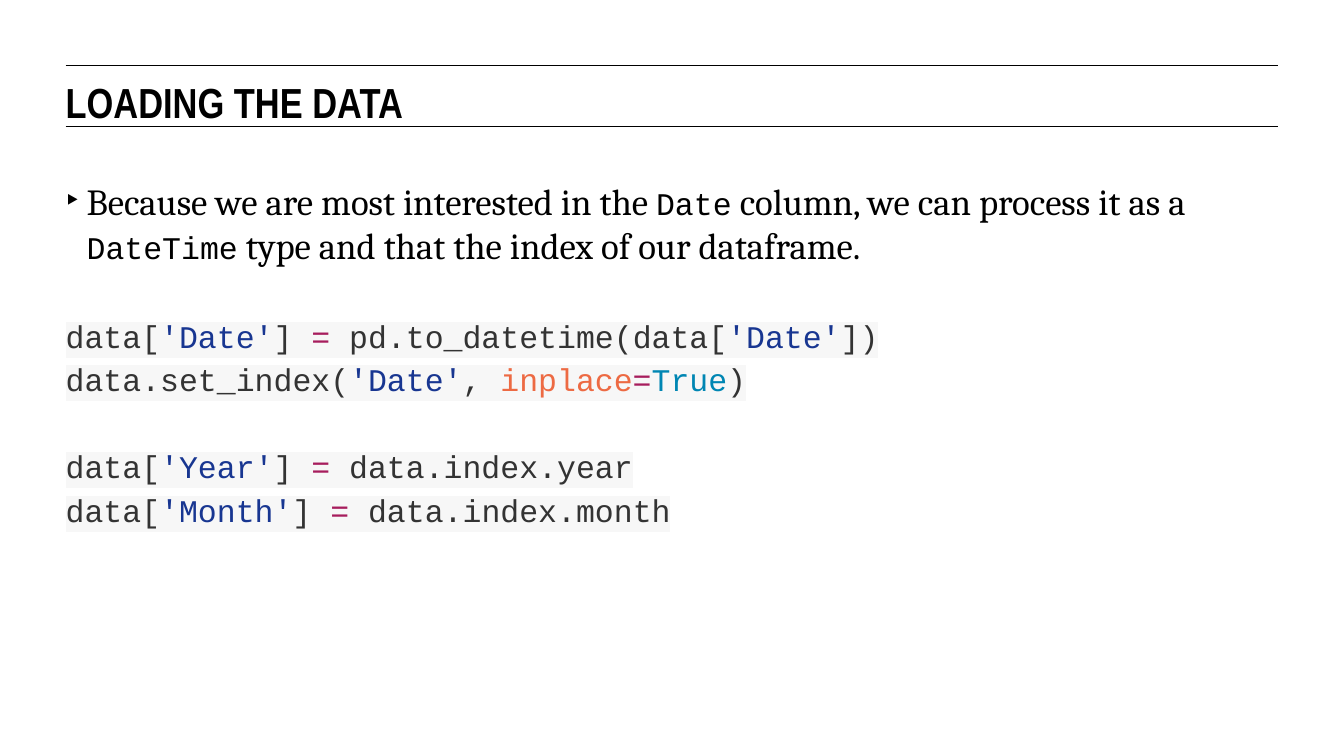
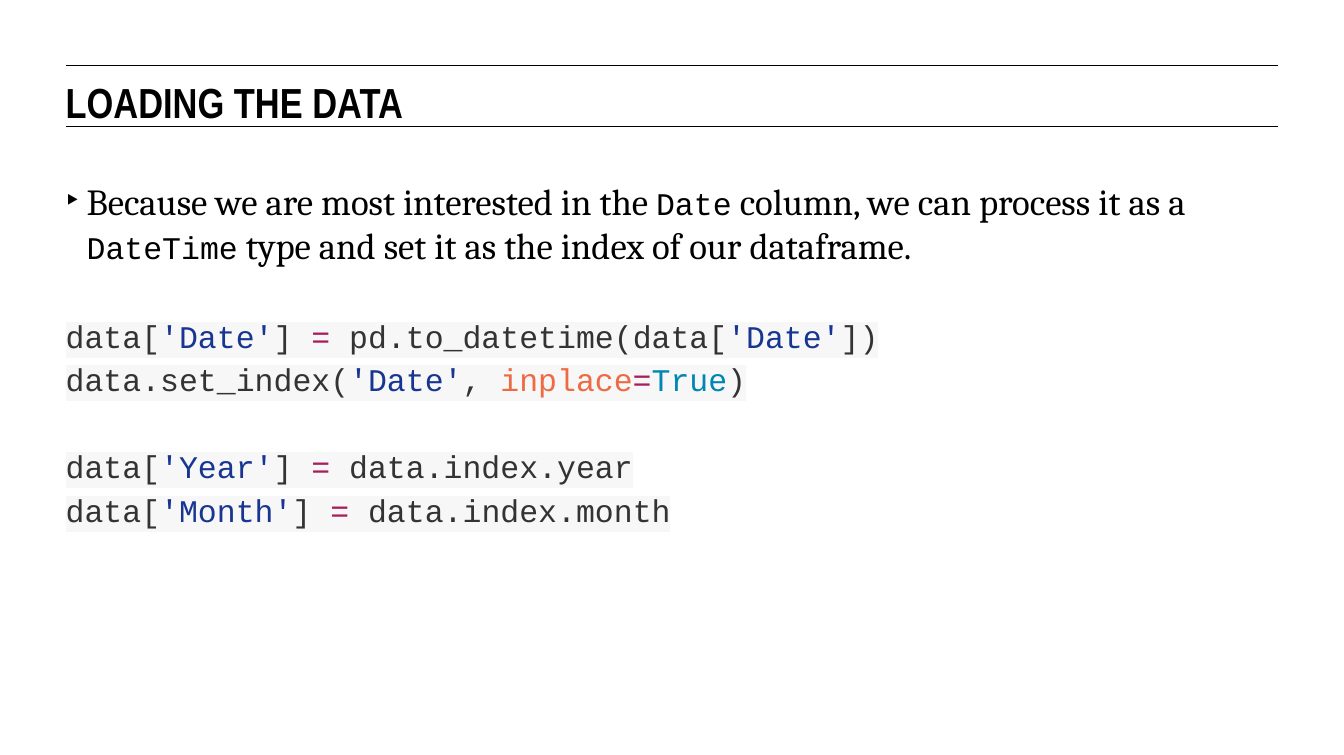
Before and after one commit to eflautt/ga-data-science, a slide deck: slide 39 of lessons/lesson-15/15-time-series-analysis.pptx (slide 38 before the commit). Drawn at 1344x755 pixels with LibreOffice and Linux fonts; fonts in the diff are those of the drawing. Boxes give left, top, right and bottom in pixels: in the first picture for what was removed or moved away, otherwise in the second. Text is boxed around its words. In the diff, an @@ line names an element or a change of style, - is before the commit and + after.

```diff
--- a/lessons/lesson-15/15-time-series-analysis.pptx
+++ b/lessons/lesson-15/15-time-series-analysis.pptx
@@ text at (x1=87, y1=189, x2=1185, y2=267): text changed @@
-‣ Because we are most interested in the Date column, we can process it as a DateTime type and that the index of our dataframe.
+‣ Because we are most interested in the Date column, we can process it as a DateTime type and set it as the index of our dataframe.
```
Also in this commit, not shown: 24 other slides changed, 1 slide added.
